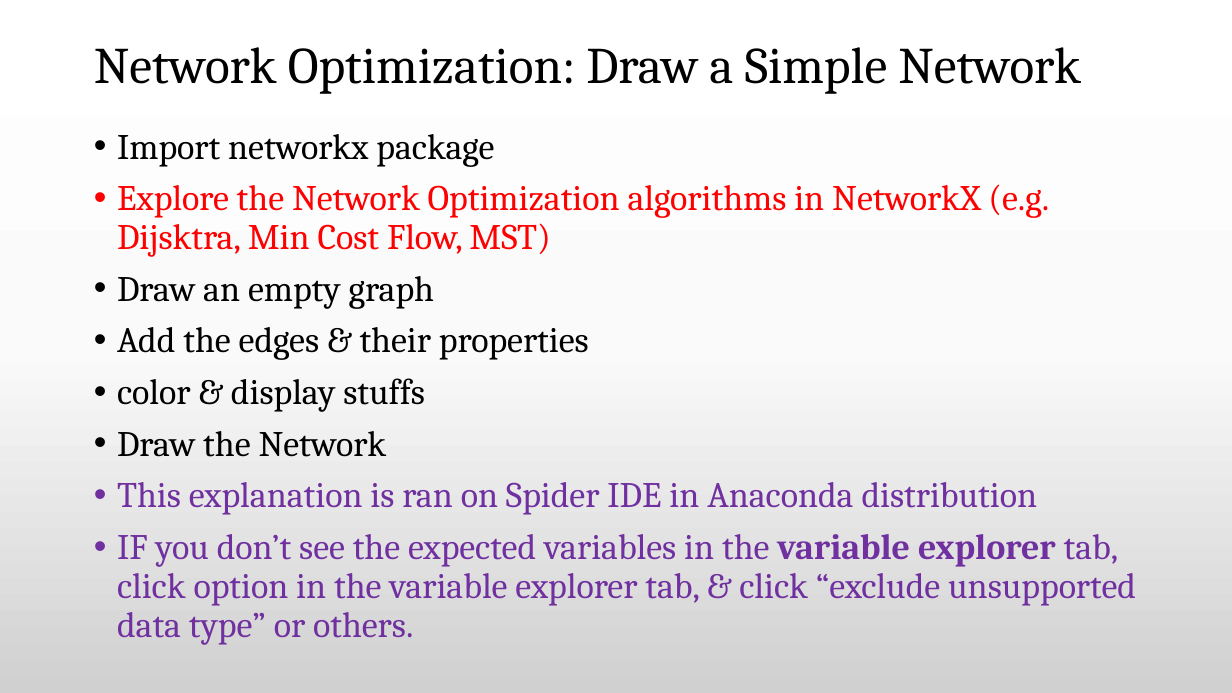
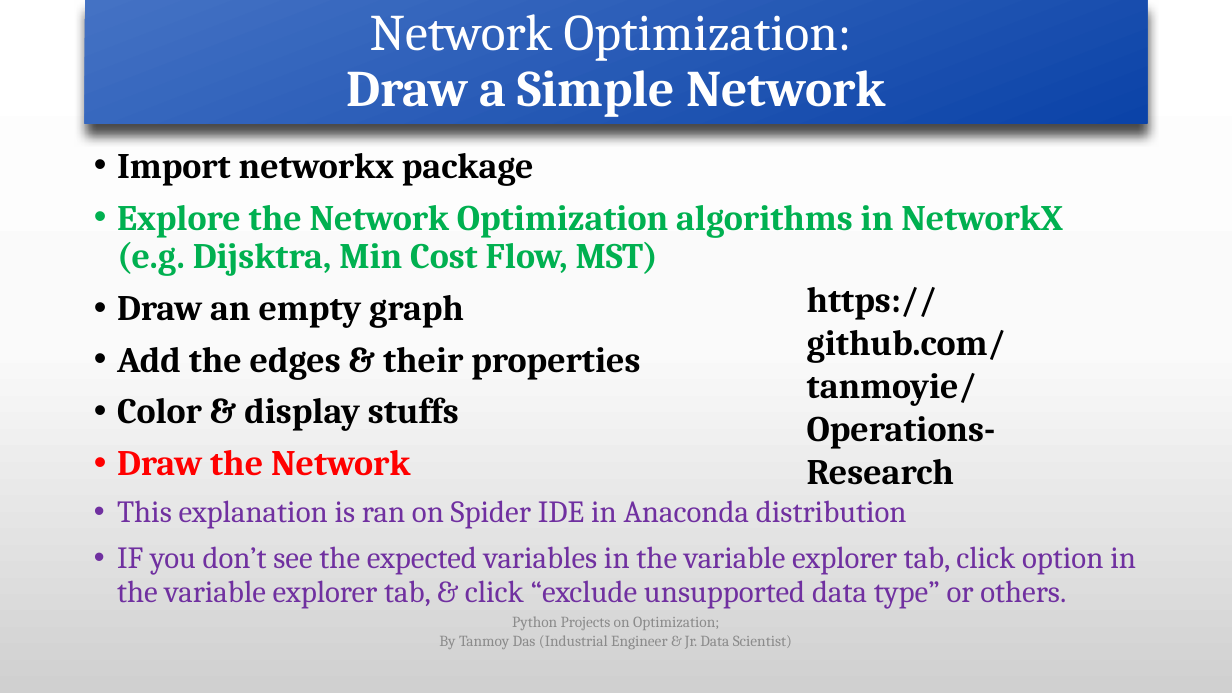
Before and after one commit to tanmoyie/Operations-Research-Theory, a slide deck: slide 9 of Python Projects on Optimization (Explanation).pptx (slide 2 before the commit). Drawn at 1232x693 pixels with LibreOffice and Linux fonts; fonts in the diff are those of the drawing. Boxes give left, top, right and bottom in pixels: in the first picture for what was removed or moved away, otherwise in the second. Text is boxed around its words. In the diff, an @@ line names an element or a change of style, - is before the commit and + after.

Commit message:
Python Projects on Optimization

```diff
--- a/Python Projects on Optimization (Explanation).pptx
+++ b/Python Projects on Optimization (Explanation).pptx
@@ title "Network Optimization: Draw a Simple ...": place and size @@
-title "Network Optimization: Draw a Simple ..." at bbox=[94, 47, 1081, 94]
+title "Network Optimization: Draw a Simple ..." at bbox=[85, 0, 1148, 123]
@@ title "Network Optimization: Draw a Simple ..." at bbox=[85, 0, 1148, 123]: text colour #000000 to #FFFFFF; bold on in "Draw a Simple Network"; alignment left to centre; fill none to gradient #4472C4 to #0B44A9; shadow on @@
@@ text "Import networkx package": place and size @@
-text "Import networkx package" at bbox=[117, 134, 1136, 645]
+text "Import networkx package" at bbox=[117, 153, 1136, 609]
@@ text at bbox=[117, 153, 1136, 609]: bold on in "Import networkx package", "Explore the Network Optimization algorithms in NetworkX ...", "Draw an empty graph", "Add the edges & their properties" and 1 more places; text colour #FF0000 to #00B050 in "Explore the Network Optimization algorithms in NetworkX ..."; text colour #000000 to #FF0000 in "Draw the Network"; size 28 to 24 pt in "This explanation is ran on Spider IDE ...", "IF you don’t see the expected variables ..."; bold off in "variable explorer" @@
@@ text added at bbox=[807, 287, 1006, 485], 28 pt, text #000000, bold @@
+https://github.com/tanmoyie/Operations-Research
@@ text at bbox=[117, 397, 459, 431]: text changed; bold on @@
-• color & display stuffs
+• Color & display stuffs
@@ text added at bbox=[439, 617, 792, 649], 12 pt, text #8C8C8C @@
+Python Projects on Optimization;
+By Tanmoy Das (Industrial Engineer & Jr. Data Scientist)
```
Also in this commit, not shown: 2 other slides changed, 17 slides added, 4 other files.
